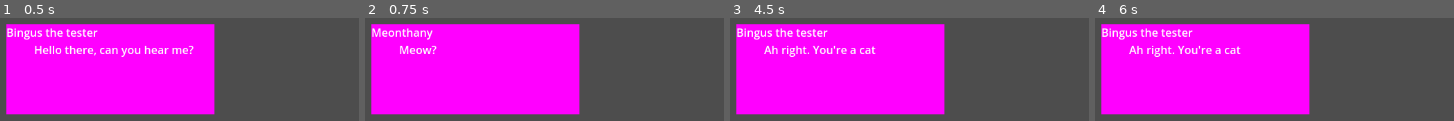
Above: before the commit, frames 1-4 (left to right).
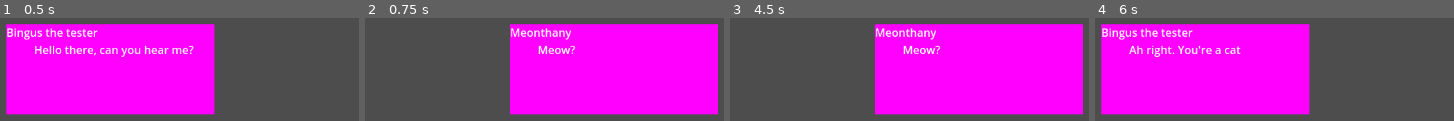
Above: after the commit, the same moments.

Repository: Cat-Crash/Catchanic
Game: Godot game, scene res://scenes/dialogue_node.tscn
The game is run twice, just before and just after one commit, with the same random seed, the same clock (stepped at 60 frames per second) and the same inputs.
Inputs (mouse positions are in pixels of both pictures, inside the frame that each line leads up to):
- Up to frame 1 (0.5 s): no input
- Up to frame 2 (0.75 s): tap Enter at 0.5 s; move the mouse to (476, 69) at 0.52 s; hold Space (nextDialogue) from 0.53 s (still down); click (476, 69) at 0.67 s
- Up to frame 3 (4.5 s): move the mouse to (outside the picture) at 1.27 s; release Space (nextDialogue) at 1.28 s; tap Space (nextDialogue) at 1.35, 2.85, 4.35 s; click (outside the picture) at 1.42 s; tap Enter at 2, 3.5 s; move the mouse to (outside the picture) at 2.02 s; hold Space (nextDialogue) 2.03-2.78 s; click (outside the picture) at 2.17 s; move the mouse to (outside the picture) at 2.77 s; click (outside the picture) at 2.92 s; move the mouse to (outside the picture) at 3.52 s; hold Space (nextDialogue) 3.53-4.28 s; click (outside the picture) at 3.67 s; move the mouse to (826, 111) at 4.27 s; click (826, 111) at 4.42 s
- Up to frame 4 (6 s): move the mouse to (outside the picture) at 5.02 s; hold Space (nextDialogue) 5.03-5.78 s; click (outside the picture) at 5.17 s; move the mouse to (1310, 67) at 5.77 s; tap Space (nextDialogue) at 5.85 s; click (1310, 67) at 5.92 s

Frame 1 is identical in both runs. In frame 2, 70% of the frame differs, in the area x 1-99%, y 5-95%; in frame 3, 70%; in frame 4, nothing differs.

Commit message:
basic functionality finished, mostly commented, polishing and overworld implementation still needed

Diff:
--- a/scenes/dialogue_node.tscn
+++ b/scenes/dialogue_node.tscn
@@ -3,27 +3,24 @@
 [ext_resource type="Script" path="res://scripts/DialogueNode.gd" id="1_ixcqf"]
 [ext_resource type="Script" path="res://scripts/DialogueArea.gd" id="2_1jkka"]
 
-[sub_resource type="PlaceholderTexture2D" id="PlaceholderTexture2D_sp4ft"]
+[sub_resource type="PlaceholderTexture2D" id="PlaceholderTexture2D_gupek"]
 
 [node name="DialogueNode" type="Node"]
 script = ExtResource("1_ixcqf")
 speakerName = "Bingus the tester"
 
 [node name="DialogueArea" type="Control" parent="."]
-visible = false
 layout_mode = 3
 anchors_preset = 0
-offset_left = 100.0
-offset_top = 100.0
-offset_right = 400.0
-offset_bottom = 230.0
+offset_right = 300.0
+offset_bottom = 130.0
 script = ExtResource("2_1jkka")
 
 [node name="DialogueBox" type="NinePatchRect" parent="DialogueArea"]
 layout_mode = 1
 offset_right = 300.0
 offset_bottom = 130.0
-texture = SubResource("PlaceholderTexture2D_sp4ft")
+texture = SubResource("PlaceholderTexture2D_gupek")
 
 [node name="NameTag" type="RichTextLabel" parent="DialogueArea"]
 layout_mode = 1
--- a/scripts/DialogueNode.gd
+++ b/scripts/DialogueNode.gd
@@ -19,16 +19,22 @@
 static var playerName : String = "Meonthany" # Display name for the player, can be changed later
 	# but will be held consistent across all dialogues
 
+# NOTE we still need to figure out a way to figure out how to line this up with the game world,
+# there's assignment of a placeholder in _ready() right now that just sets them to (100, 100)
+# and (300, 100) respectively
+var speakerPos : Vector2i # A vector with the x and y this needs to be over the head of the speaker
+var playerPos : Vector2i # A vector with the x and y this needs to be over the head of the player
+
 var dialoguePath : Array[DialogueState] # The DialogueStates that a conversation with this scene
 	# will go through
-
-var position : int = 0 # Current position in the dialoguePath, begins at 0
+var pathPosition : int = 0 # Current position in the dialoguePath, begins at 0
 
 var endFunction : String = 'backupFunc' # The name of the function to be called when the
 	# dialoguePath ends, will presumably be changed from the backup
 func backupFunc() -> void: # if not subbed, warns that you forgot to give it an endFunction
 	push_warning('BACKUP FUNC USED: Your dialoguePath has no end function')
 
+# Dialogue UI Elements
 @onready var dialogueArea : Control = $DialogueArea # The GUI control for the dialogue box
 @onready var dialogueBox : NinePatchRect = $DialogueArea/DialogueBox # the background for the
 	# dialogue box
@@ -37,7 +43,7 @@
 @onready var dialogueText : RichTextLabel = $DialogueArea/DialogueText # The text displaying the
 	# current dialogue
 
-# FIGURE OUT A BETTER WAY TO STORE THIS LATER
+# NOTE FIGURE OUT A BETTER WAY TO STORE THIS LATER
 var testDialoguePath : Array[DialogueState] = [
 	DialogueState.new(DialogueState.SpeakingParty.SPEAKER, "Hello there, can you hear me?"),
 	DialogueState.new(DialogueState.SpeakingParty.PLAYER, "Meow?"),
@@ -45,14 +51,16 @@
 	DialogueState.new(DialogueState.SpeakingParty.PLAYER, "Meow meow!"),
 	DialogueState.new(DialogueState.SpeakingParty.SPEAKER, "And a mechanic, yes, I know"),
 ]
-func _ready() -> void: # just doing this on _ready() for now to make testing simpler
+func _ready() -> void: # NOTE just doing this on _ready() for now to make testing simpler
+	speakerPos = Vector2i(100, 100)
+	playerPos = Vector2i(300, 100)
 	dialoguePath = testDialoguePath
 	beginDialoguePath()
 
 func beginDialoguePath() -> void:
 	dialogueArea.visible = true # shows the dialogue box
-	position = 0
-	updateDialogueDisplay(dialoguePath[position])
+	pathPosition = 0
+	updateDialogueDisplay(dialoguePath[pathPosition])
 
 func _on_dialogue_area_next_dialogue_signal() -> void: # When it receives the signal from DialogueArea,
 	# calls nextDialogueState()
@@ -60,10 +68,9 @@
 
 func nextDialogueState() -> void: # Moves to the next line of dialogue in the dialoguePath. If there are no
 		# more lines, runs the end function
-	position += 1
-	print(position)
-	if position < dialoguePath.size(): # if not at the end go to the next DIalogueState in the path
-		updateDialogueDisplay(dialoguePath[position])
+	pathPosition += 1
+	if pathPosition < dialoguePath.size(): # if not at the end go to the next DIalogueState in the path
+		updateDialogueDisplay(dialoguePath[pathPosition])
 	else: # if at the end of the dialoguePath, hide the dialogue window and call the endFunction
 		dialogueArea.visible = false # hides the dialogue box
 		call(endFunction)
@@ -72,8 +79,10 @@
 	dialogueArea.grab_focus() # Shift the focus to the dialogueArea so that it can receive inputs
 	if newState.speakingParty == DialogueState.SpeakingParty.SPEAKER: # if speaker speaking, shows that
 		nameTag.text = speakerName
+		dialogueArea.position = speakerPos
 	elif newState.speakingParty == DialogueState.SpeakingParty.PLAYER: # if player speaking, shows that
 		nameTag.text = playerName
+		dialogueArea.position = playerPos
 	else: # if neither is speaking something has gone wrong, pushes an error
 		push_error('Undefined speaker for text, make sure that the speakingParty is set correctly in your DialogueState')
 	dialogueText.text = newState.speechText # updates the displayed text to that of the newState
